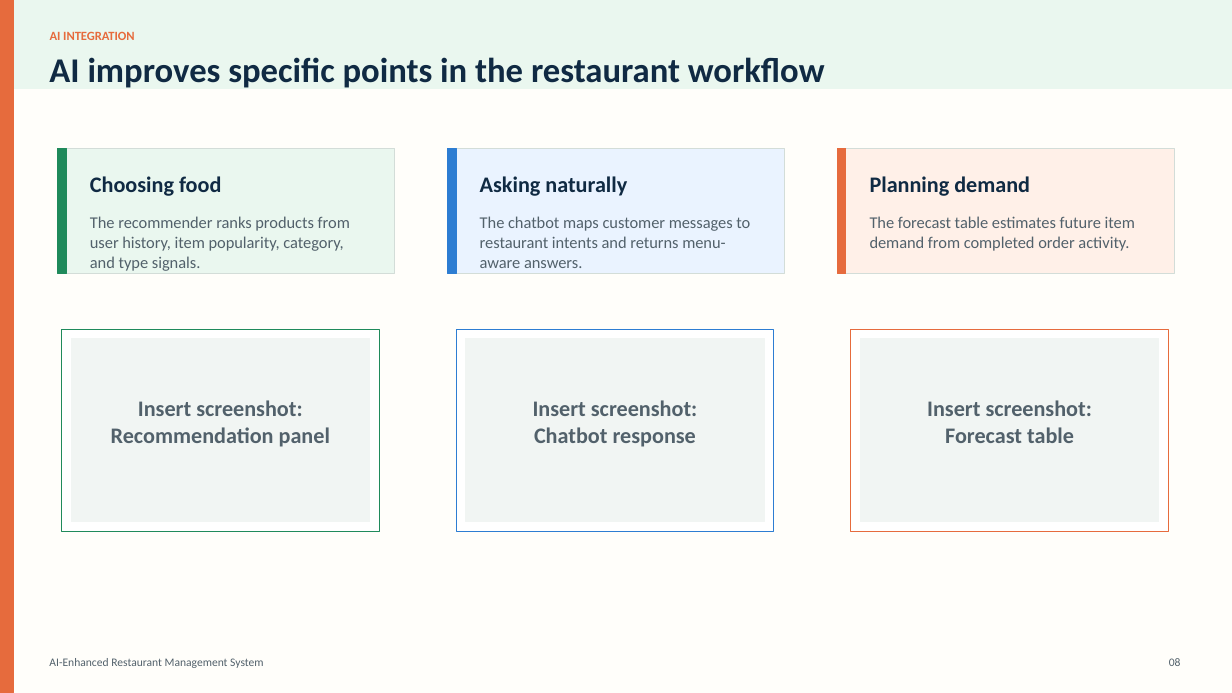
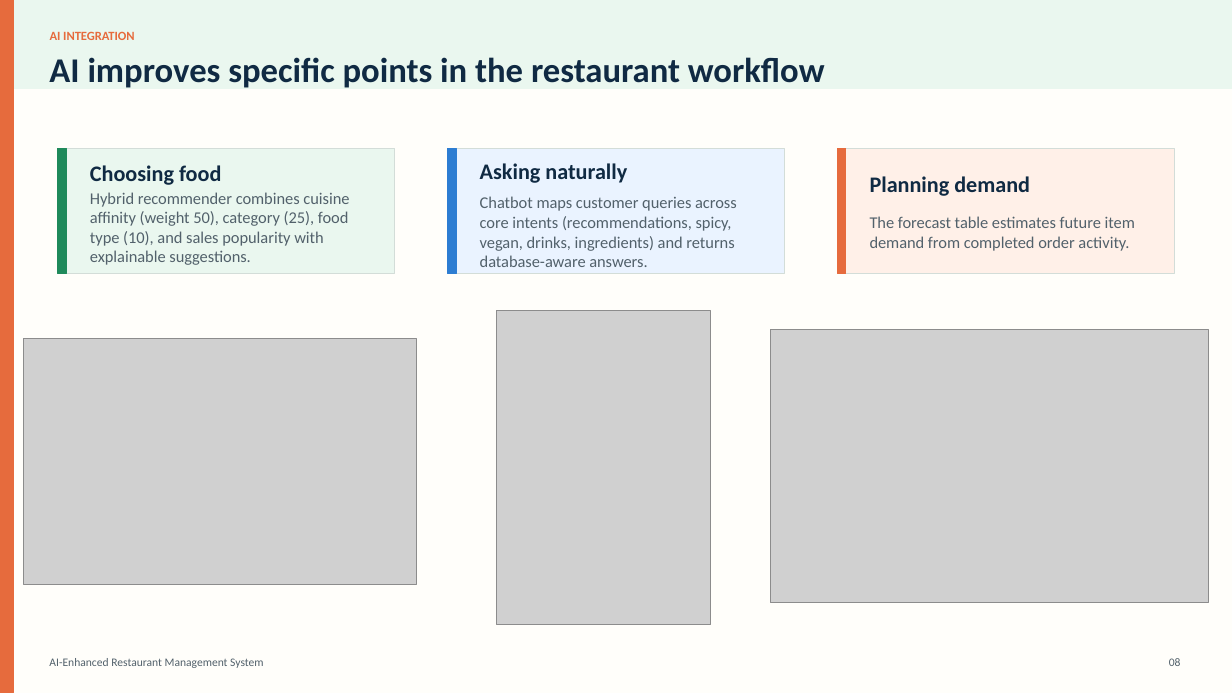
Before and after one commit to PaulElielk/restaurant-management-master, a slide deck: slide 8 of capstone_presentation_ai_restaurant_system_visual.pptx. Drawn at 1232x693 pixels with LibreOffice and Linux fonts; fonts in the diff are those of the drawing; grey boxes stand for pictures. Boxes give left, top, right and bottom in pixels: in the first picture for what was removed or moved away, otherwise in the second. Text is boxed around its words. In the diff, an @@ line names an element or a change of style, - is before the commit and + after.

```diff
--- a/capstone_presentation_ai_restaurant_system_visual.pptx
+++ b/capstone_presentation_ai_restaurant_system_visual.pptx
@@ text "Choosing food" moved from (x1=90, y1=176, x2=221, y2=196) to (x1=90, y1=165, x2=221, y2=185) @@
@@ text "Asking naturally" moved from (x1=480, y1=176, x2=627, y2=196) to (x1=480, y1=163, x2=627, y2=183) @@
@@ text at (x1=90, y1=192, x2=349, y2=265): text changed @@
-The recommender ranks products from user history, item popularity, category, and type signals.
+Hybrid recommender combines cuisine affinity (weight 50), category (25), food type (10), and sales popularity with explainable suggestions.
@@ text at (x1=480, y1=196, x2=737, y2=267): text changed @@
-The chatbot maps customer messages to restaurant intents and returns menu-aware answers.
+Chatbot maps customer queries across core intents (recommendations, spicy, vegan, drinks, ingredients) and returns database-aware answers.
@@ rectangle removed at (x1=62, y1=329, x2=380, y2=531) @@
@@ rectangle removed at (x1=457, y1=329, x2=775, y2=531) @@
@@ picture added at (x1=497, y1=311, x2=711, y2=625) @@
@@ picture added at (x1=771, y1=329, x2=1208, y2=603) @@
@@ rectangle removed at (x1=851, y1=329, x2=1169, y2=531) @@
@@ picture added at (x1=24, y1=339, x2=417, y2=585) @@
@@ rectangle removed at (x1=71, y1=339, x2=370, y2=522) @@
@@ picture added at (x1=74, y1=339, x2=367, y2=522) @@
@@ rectangle removed at (x1=466, y1=339, x2=764, y2=522) @@
@@ rectangle removed at (x1=860, y1=339, x2=1159, y2=522) @@
@@ text removed at (x1=111, y1=400, x2=330, y2=447) @@
-Insert screenshot:
-Recommendation panel
@@ text removed at (x1=533, y1=400, x2=697, y2=447) @@
-Insert screenshot:
-Chatbot response
@@ text removed at (x1=927, y1=400, x2=1092, y2=443) @@
-Insert screenshot:
-Forecast table
```
Also in this commit, not shown: 9 other slides changed, 3 slides added, 2 slides removed, 17 other files.
